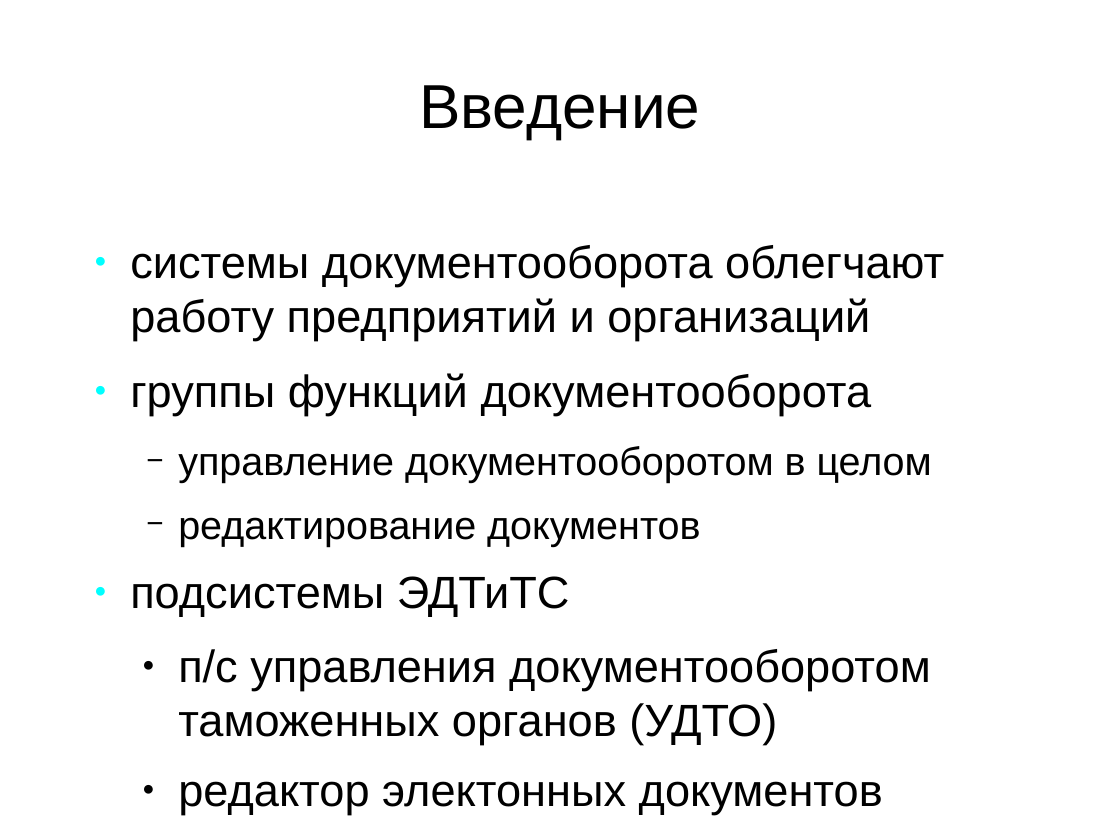
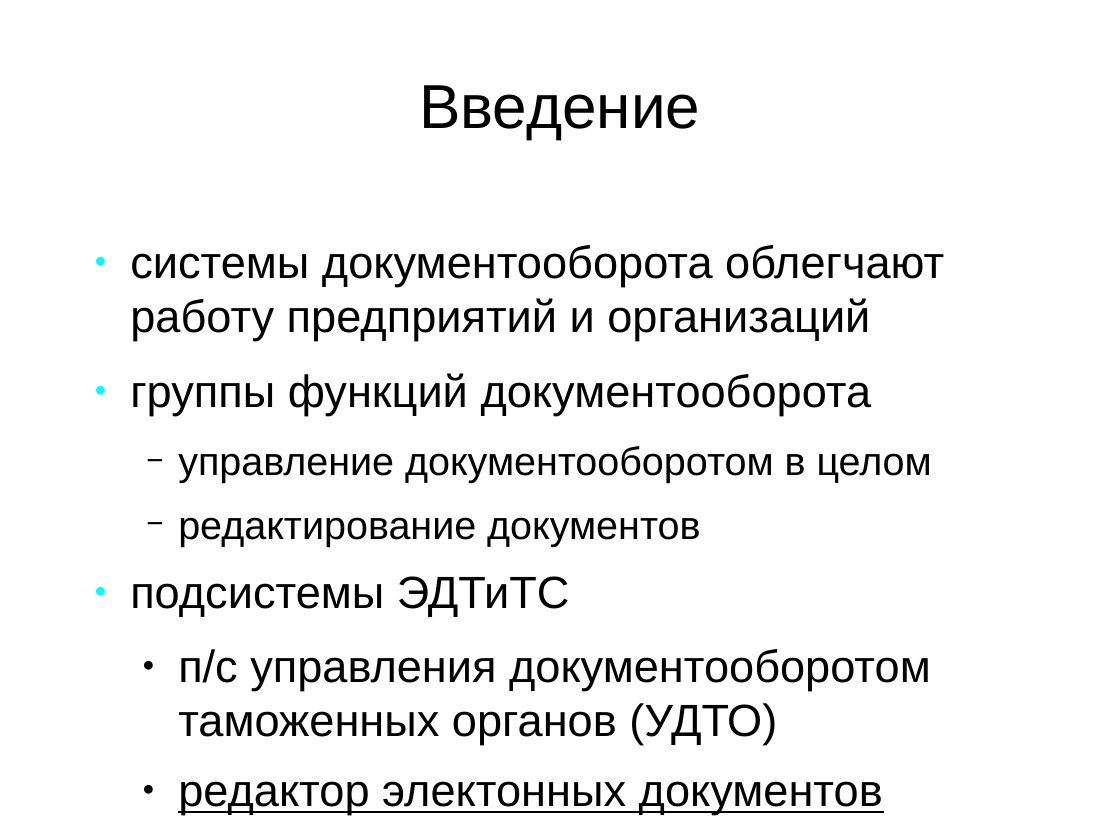
Before and after one commit to aeremenok/a-team-777, a slide deck: slide 2 of diploma/eav/diploma/demo.odp. Drawn at 1120x840 pixels with LibreOffice and Linux fonts; fonts in the diff are those of the drawing. Boxes give left, top, right and bottom in pixels: in the first picture for what was removed or moved away, otherwise in the second. Text is boxed around its words. In the diff, an @@ line names an element or a change of style, - is before the commit and + after.

```diff
--- a/diploma/eav/diploma/demo.odp
+++ b/diploma/eav/diploma/demo.odp
@@ text at box(178, 781, 883, 815): underline on in "редактор электонных документов" @@
```
Also in this commit, not shown: 1 other slide changed, 2 slides removed, 1 other file.
